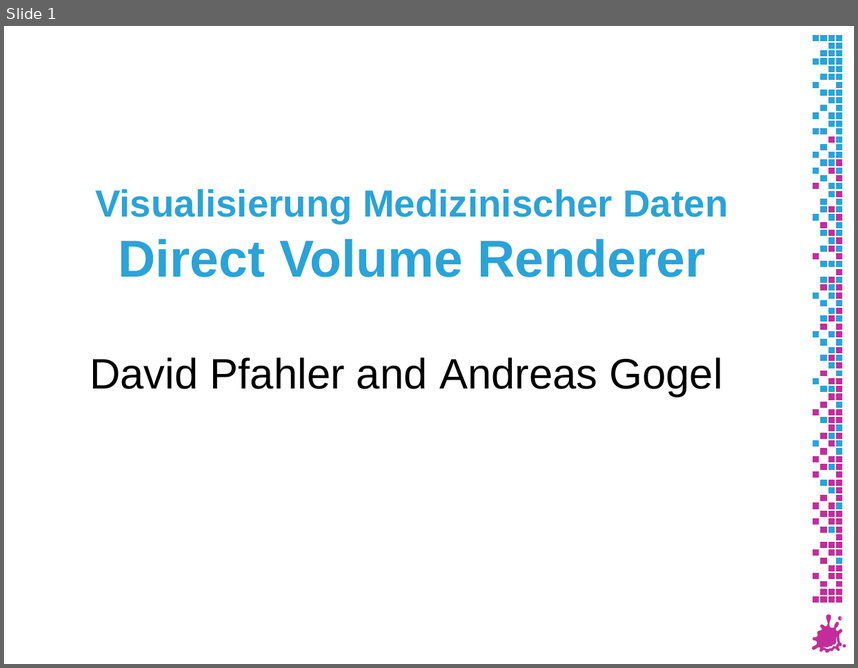
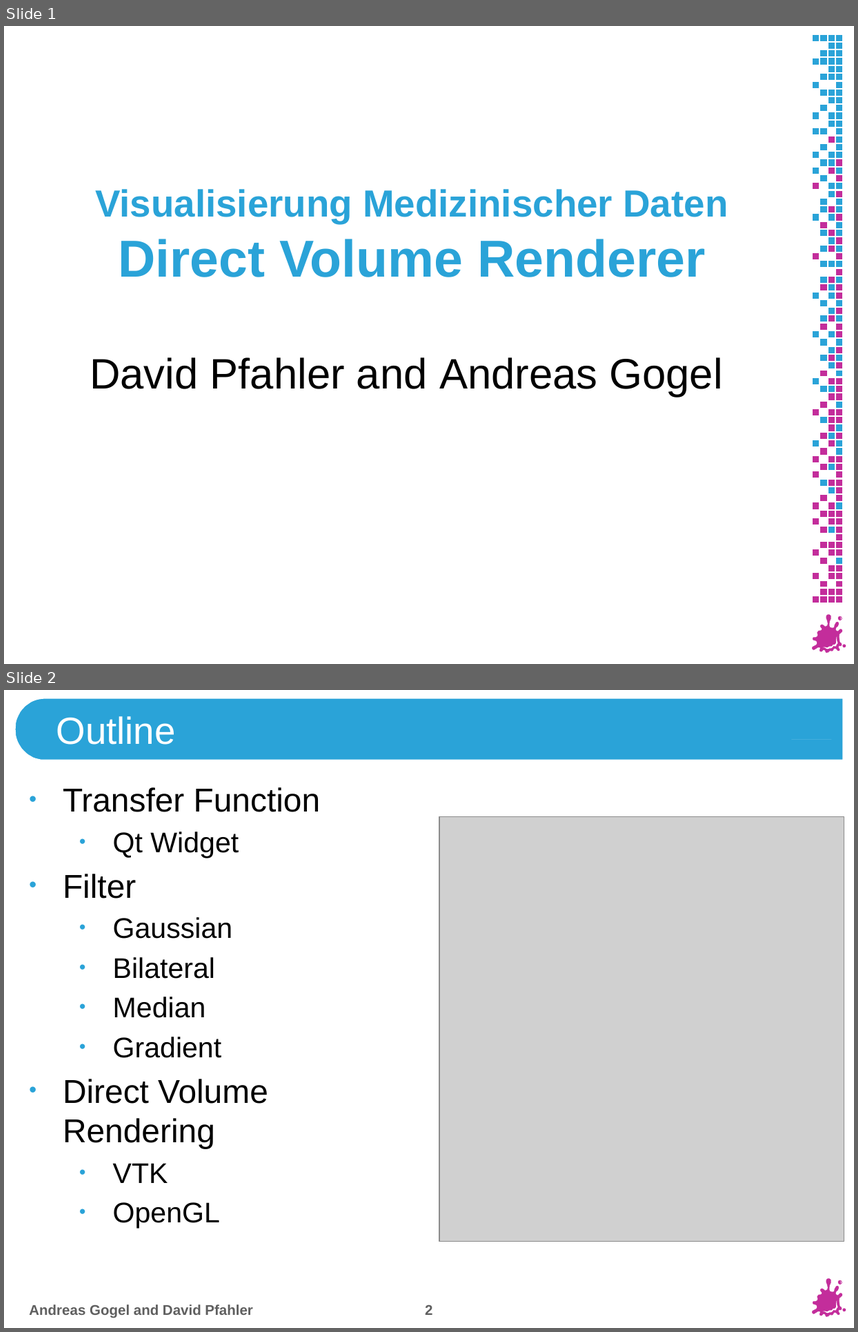
Before and after one commit to theShmoo/medvis2, a slide deck: Slides/MedVis2.pptx. Shown one above the other, each under a label of ours: slide 1 before the commit, slides 1 and 2 after it. The pictures are 858x668 and 858x1332 pixels, drawn with LibreOffice and Linux fonts; fonts in the diff are those of the drawing; grey boxes stand for pictures; background and template pictures are left out. Boxes give left, top, right and bottom in pixels: in the first picture for what was removed or moved away, otherwise in the second. Text is boxed around its words. In the diff, an @@ line names an element or a change of style, - is before the commit and + after.

Commit message:
[DOC] added some pictures and text to the presentation slides

```diff
--- a/Slides/MedVis2.pptx
+++ b/Slides/MedVis2.pptx
@@ slide 2 added at (x1=4, y1=690, x2=854, y2=1328), background #FFFFFF; not listed: 8 template elements that a slide beside it also shows @@
@@ freeform shape added at (x1=15, y1=698, x2=844, y2=760), fill #2AA3D8, outline #FFFFFF 1.25 pt @@
@@ title added at (x1=56, y1=716, x2=175, y2=745), 32 pt, text #FFFFFF @@
+Outline
@@ freeform shape added at (x1=791, y1=739, x2=831, y2=739), fill #FFFFFF @@
@@ text added at (x1=63, y1=787, x2=321, y2=1228), 24 pt, text #000000 @@
+• Transfer Function
+  • Qt Widget
+• Filter
+  • Gaussian
+  • Bilateral
+  • Median
+  • Gradient
+• Direct Volume Rendering
+  • VTK
+  • OpenGL
@@ picture added at (x1=439, y1=817, x2=844, y2=1241) @@
@@ text added at (x1=29, y1=1304, x2=252, y2=1318), 12 pt, text #5F5F5F, bold @@
+Andreas Gogel and David Pfahler
@@ page number added at (x1=425, y1=1304, x2=432, y2=1314), 12 pt, text #5F5F5F, bold @@
+2
```
Also in this commit, not shown: 9 other slides added, 5 other files.
